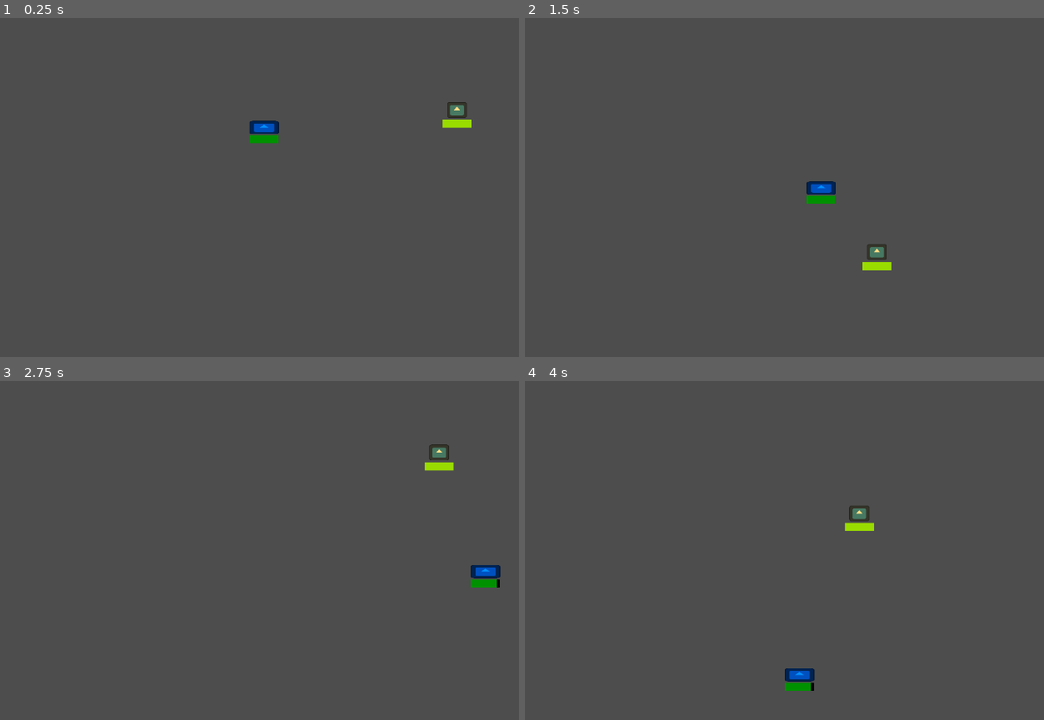
Above: before the commit, frames 1-4 (two rows, left to right).
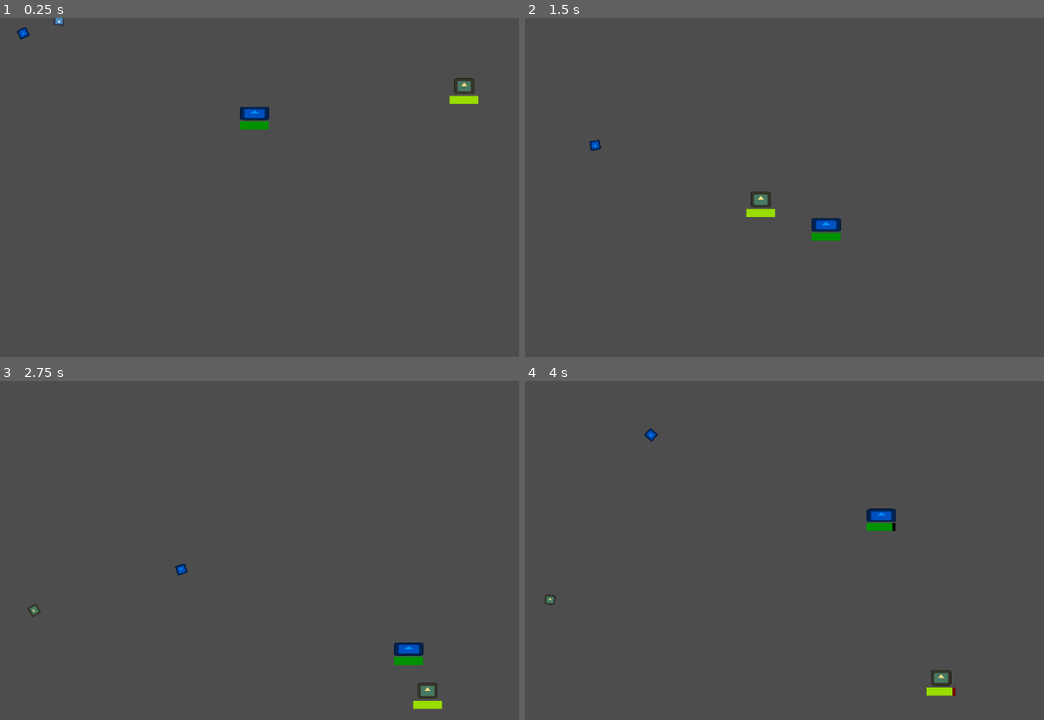
Above: after the commit, the same moments.

Repository: Rodrigo-Artur/ArenaProjetoGodot
Game: Godot game, scene res://arena.tscn
Two runs of this game, one before a commit and one after it. Both use one fixed random seed, a clock stepped at 60 frames per second and the inputs below. The engine's default icon, where the game draws it, is replaced by a stand-in: a white triangle on a blue panel in a dark square.
Inputs:
- Up to frame 1 (0.25 s): no input
- Up to frame 2 (1.5 s): no input
- Up to frame 3 (2.75 s): no input
- Up to frame 4 (4 s): no input

The runs differ from the first frame. In frame 1, 1.3% of the frame differs, in the area x 3-93%, y 0-37%; in frame 2, 1.4%; in frame 3, 1.5%, in the area x 5-97%, y 18-97%; in frame 4, 1.4%.

Commit message:
Update 0.3

Diff:
--- a/projeto-arena/arena.tscn
+++ b/projeto-arena/arena.tscn
@@ -7,6 +7,7 @@
 [ext_resource type="Resource" uid="uid://ddc8jsimlc1u4" path="res://personagem_eletrico.tres" id="3_35c7g"]
 [ext_resource type="Resource" uid="uid://mnlbpfm7r71t" path="res://personagem_gelo.tres" id="4_n068f"]
 [ext_resource type="Texture2D" uid="uid://c4paj10ccm6p1" path="res://icon.svg" id="6_g8a64"]
+[ext_resource type="PackedScene" uid="uid://gpy7wrtraful" path="res://arma.tscn" id="8_yokb4"]
 
 [sub_resource type="PhysicsMaterial" id="PhysicsMaterial_ubfh8"]
 friction = 0.0
@@ -96,7 +97,10 @@
 theme_override_styles/fill = SubResource("StyleBoxFlat_yokb4")
 show_percentage = false
 
+[node name="PinJoint2D" type="PinJoint2D" parent="Bola1" unique_id=165264180]
+
 [node name="Bola2" type="RigidBody2D" parent="." unique_id=141835891]
+position = Vector2(1, 3)
 physics_material_override = SubResource("PhysicsMaterial_g21bf")
 gravity_scale = 0.0
 lock_rotation = true
@@ -120,3 +124,8 @@
 theme_override_styles/background = SubResource("StyleBoxFlat_pbtuc")
 theme_override_styles/fill = SubResource("StyleBoxFlat_yokb4")
 show_percentage = false
+
+[node name="PinJoint2D" type="PinJoint2D" parent="Bola2" unique_id=781717364]
+
+[node name="Arma" parent="." unique_id=90724715 instance=ExtResource("8_yokb4")]
+position = Vector2(25, 3)
--- /dev/null
+++ b/projeto-arena/arma.tscn
@@ -0,0 +1,17 @@
+[gd_scene format=3 uid="uid://gpy7wrtraful"]
+
+[ext_resource type="Texture2D" uid="uid://c4paj10ccm6p1" path="res://icon.svg" id="1_vp40w"]
+
+[sub_resource type="RectangleShape2D" id="RectangleShape2D_uya3a"]
+
+[node name="Arma" type="RigidBody2D" unique_id=90724715]
+gravity_scale = 0.0
+
+[node name="Sprite2D" type="Sprite2D" parent="." unique_id=1187921496]
+position = Vector2(3, 0.49999952)
+scale = Vector2(0.14062501, 0.1328125)
+texture = ExtResource("1_vp40w")
+
+[node name="CollisionShape2D" type="CollisionShape2D" parent="." unique_id=1881396386]
+position = Vector2(3, -1.9073486e-06)
+shape = SubResource("RectangleShape2D_uya3a")
--- a/projeto-arena/bola_2.gd
+++ b/projeto-arena/bola_2.gd
@@ -8,6 +8,7 @@
 var tempo_restante_boost: float = 0.0
 
 @onready var barra_hp = $ProgressBar
+@onready var junta = $PinJoint2D
 
 func _ready():
 	contact_monitor = true
@@ -22,16 +23,25 @@
 	barra_hp.max_value = hp_atual
 	barra_hp.value = hp_atual
 	self.modulate = meu_status.cor_do_personagem
-	# --- NOVA LÓGICA DE DIREÇÃO ALEATÓRIA ---
-	# TAU é uma constante matemática do Godot que equivale a 2 * PI (uma volta completa de 360º)
-	# Sorteamos um ângulo qualquer dentro dessa volta.
+
+	if meu_status.cena_arma != null:
+		var minha_arma = meu_status.cena_arma.instantiate()
+
+		# CORREÇÃO AQUI: Tiramos o call_deferred e usamos add_child direto!
+		# Isso garante que a arma entra no jogo neste exato milissegundo.
+		get_parent().add_child(minha_arma)
+
+		minha_arma.global_position = self.global_position
+		self.add_collision_exception_with(minha_arma)
+
+		# Agora o get_path() vai funcionar perfeitamente, pois a arma já está no jogo.
+		junta.node_a = self.get_path()
+		junta.node_b = minha_arma.get_path()
+
+		minha_arma.modulate = meu_status.cor_do_personagem
+
 	var angulo_aleatorio = randf_range(0.0, TAU)
-
-	# Usamos cosseno(x) e seno(y) para converter esse ângulo numa direção (Vector2)
-	# Depois, multiplicamos pela velocidade para dar a força do empurrão.
 	var impulso = Vector2(cos(angulo_aleatorio), sin(angulo_aleatorio)) * velocidade_constante
-
-	# Aplicamos o empurrão aleatório!
 	apply_central_impulse(impulso)
 
 # --- NOVA FUNÇÃO: O Relógio do Jogo ---
@@ -59,7 +69,7 @@
 
 	if rolagem <= meu_status.chance_esquiva:
 		# 1. NÃO ACUMULATIVO: Em vez de somar (+=), nós definimos exatamente a Base + 50
-		velocidade_constante = meu_status.velocidade_base + 150.0
+		velocidade_constante = meu_status.velocidade_base + 75.0
 
 		# 2. TEMPORÁRIO: Reiniciamos o cronômetro para 2 segundos. Se ele esquivar
 		# enquanto já estiver com boost, o cronômetro apenas volta para 2s.
--- a/projeto-arena/personagem_eletrico.tres
+++ b/projeto-arena/personagem_eletrico.tres
@@ -1,9 +1,11 @@
 [gd_resource type="Resource" script_class="StatusPersonagem" format=3 uid="uid://ddc8jsimlc1u4"]
 
+[ext_resource type="PackedScene" uid="uid://gpy7wrtraful" path="res://arma.tscn" id="1_8nh2h"]
 [ext_resource type="Script" uid="uid://d2wlpj7dt6r1s" path="res://status_personagem.gd" id="1_sst3g"]
 
 [resource]
 script = ExtResource("1_sst3g")
 nome = "Lâmina Elétrica"
 cor_do_personagem = Color(0.9999998, 0.86268944, 0.5156797, 1)
+cena_arma = ExtResource("1_8nh2h")
 metadata/_custom_type_script = "uid://d2wlpj7dt6r1s"
--- a/projeto-arena/personagem_gelo.tres
+++ b/projeto-arena/personagem_gelo.tres
@@ -1,9 +1,11 @@
 [gd_resource type="Resource" script_class="StatusPersonagem" format=3 uid="uid://mnlbpfm7r71t"]
 
 [ext_resource type="Script" uid="uid://d2wlpj7dt6r1s" path="res://status_personagem.gd" id="1_sby6f"]
+[ext_resource type="PackedScene" uid="uid://gpy7wrtraful" path="res://arma.tscn" id="1_whtms"]
 
 [resource]
 script = ExtResource("1_sby6f")
 nome = "Gelado"
 cor_do_personagem = Color(0, 0.5686275, 1, 1)
+cena_arma = ExtResource("1_whtms")
 metadata/_custom_type_script = "uid://d2wlpj7dt6r1s"
--- a/projeto-arena/rigid_body_2d.gd
+++ b/projeto-arena/rigid_body_2d.gd
@@ -8,6 +8,7 @@
 var tempo_restante_boost: float = 0.0
 
 @onready var barra_hp = $ProgressBar
+@onready var junta = $PinJoint2D
 
 func _ready():
 	contact_monitor = true
@@ -22,16 +23,25 @@
 	barra_hp.max_value = hp_atual
 	barra_hp.value = hp_atual
 	self.modulate = meu_status.cor_do_personagem
-	# --- NOVA LÓGICA DE DIREÇÃO ALEATÓRIA ---
-	# TAU é uma constante matemática do Godot que equivale a 2 * PI (uma volta completa de 360º)
-	# Sorteamos um ângulo qualquer dentro dessa volta.
+
+	if meu_status.cena_arma != null:
+		var minha_arma = meu_status.cena_arma.instantiate()
+
+		# CORREÇÃO AQUI: Tiramos o call_deferred e usamos add_child direto!
+		# Isso garante que a arma entra no jogo neste exato milissegundo.
+		get_parent().add_child(minha_arma)
+
+		minha_arma.global_position = self.global_position
+		self.add_collision_exception_with(minha_arma)
+
+		# Agora o get_path() vai funcionar perfeitamente, pois a arma já está no jogo.
+		junta.node_a = self.get_path()
+		junta.node_b = minha_arma.get_path()
+
+		minha_arma.modulate = meu_status.cor_do_personagem
+
 	var angulo_aleatorio = randf_range(0.0, TAU)
-
-	# Usamos cosseno(x) e seno(y) para converter esse ângulo numa direção (Vector2)
-	# Depois, multiplicamos pela velocidade para dar a força do empurrão.
 	var impulso = Vector2(cos(angulo_aleatorio), sin(angulo_aleatorio)) * velocidade_constante
-
-	# Aplicamos o empurrão aleatório!
 	apply_central_impulse(impulso)
 
 # --- NOVA FUNÇÃO: O Relógio do Jogo ---
@@ -59,7 +69,7 @@
 
 	if rolagem <= meu_status.chance_esquiva:
 		# 1. NÃO ACUMULATIVO: Em vez de somar (+=), nós definimos exatamente a Base + 50
-		velocidade_constante = meu_status.velocidade_base + 150.0
+		velocidade_constante = meu_status.velocidade_base + 75.0
 
 		# 2. TEMPORÁRIO: Reiniciamos o cronômetro para 2 segundos. Se ele esquivar
 		# enquanto já estiver com boost, o cronômetro apenas volta para 2s.
--- a/projeto-arena/status_personagem.gd
+++ b/projeto-arena/status_personagem.gd
@@ -14,3 +14,6 @@
 # --- NOVOS STATUS DE DEFESA (%) ---
 @export var chance_esquiva: float = 15.0 # 15% de chance padrão
 @export var chance_bloqueio: float = 20.0 # 20% de chance padrão
+
+# Usamos PackedScene para podermos arrastar um arquivo .tscn inteiro para cá!
+@export var cena_arma: PackedScene
